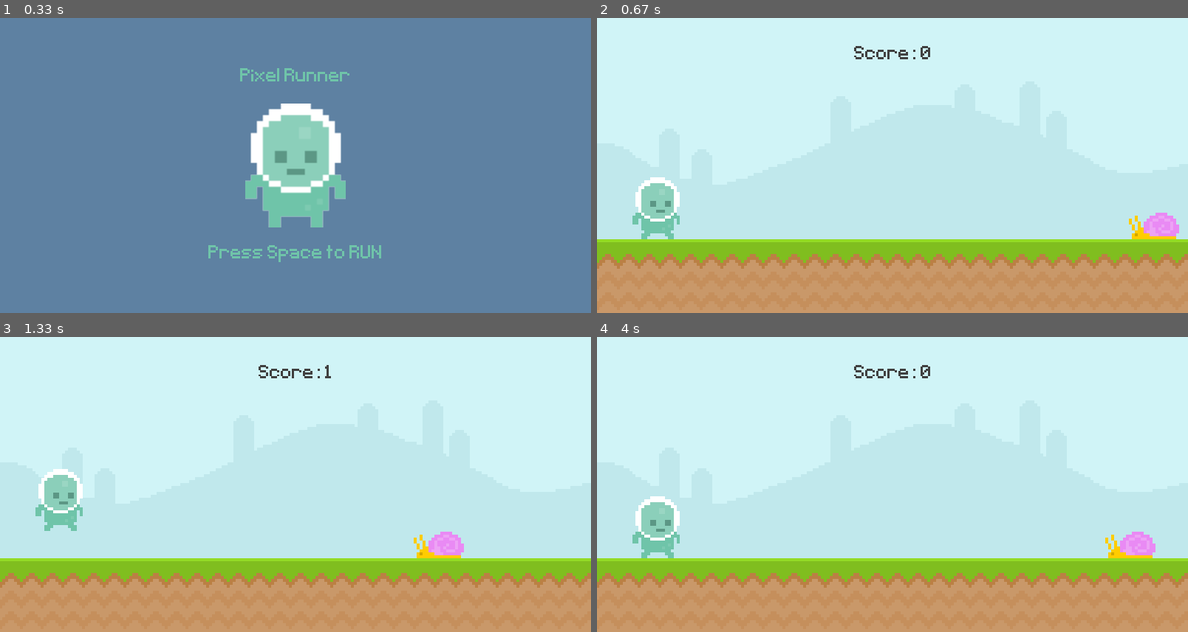
Above: before the commit, frames 1-4 (two rows, left to right).
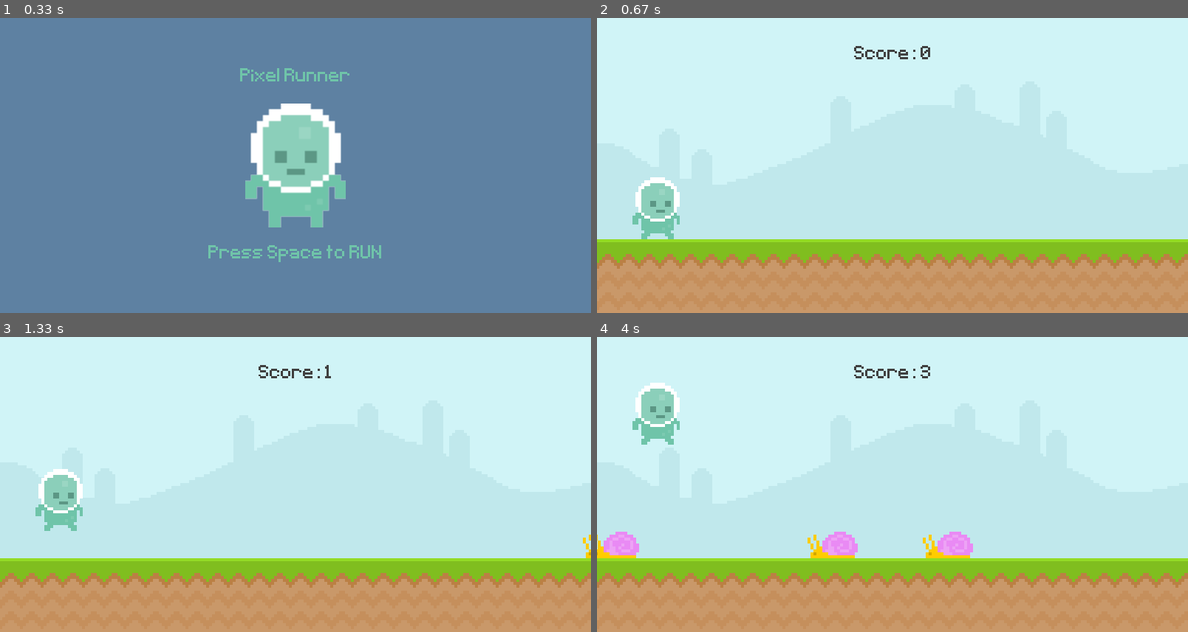
Above: after the commit, the same moments.

Repository: XxipeTotecs/PythonGame
Game: pygame game, started from index.py
Same seed, same stepped clock (60 frames per second), same inputs: the game is played once before the commit and once after it.
Inputs (mouse positions are in pixels of both pictures, inside the frame that each line leads up to):
- Up to frame 1 (0.33 s): no input
- Up to frame 2 (0.67 s): tap Space at 0.33 s
- Up to frame 3 (1.33 s): click (59, 525) at 0.72 s
- Up to frame 4 (4 s): tap Space at 2, 2.4, 2.7, 3.23, 3.53 s

Frame 1 is identical in both runs. In frame 2, 0.6% of the frame differs, in the area x 90-99%, y 66-75%; in frame 3, 0.6%; in frame 4, 4.7%, in the area x 0-95%, y 10-75%.

Commit message:
melhorando os inimigos

Diff:
--- a/index.py
+++ b/index.py
@@ -1,5 +1,6 @@
 import pygame
 from sys import exit
+from random import randint
 
 
 def displayScore():
@@ -9,6 +10,18 @@
     score_retangulo = score_surface.get_rect(center=(400, 50))
     screen.blit(score_surface, score_retangulo)
     return current_time
+
+
+def obstacleMovement(obstacle_list):
+    if obstacle_list:
+        for obstacle_rect in obstacle_list:
+            obstacle_rect.x -= 5
+
+            screen.blit(snail_surface, obstacle_rect)
+
+        return obstacle_list
+    else:
+        return []
 
 
 pygame.init()
@@ -32,6 +45,8 @@
 snail_surface = pygame.image.load(
     'UltimatePygameIntro/graphics/snail/snail1.png').convert_alpha()
 snail_retangulo = snail_surface.get_rect(midbottom=(80, 300))
+obstacle_rect_list = []
+
 
 player_surface = pygame.image.load(
     'UltimatePygameIntro/graphics/Player/player_walk_1.png').convert_alpha()
@@ -52,6 +67,10 @@
 
 game_message = test_font.render('Press Space to RUN', False, (111, 196, 169))
 game_message_rect = game_message.get_rect(center=(400, 320))
+
+# Timer
+obstacle_timer = pygame.USEREVENT + 1
+pygame.time.set_timer(obstacle_timer, 900)
 
 while True:
     for event in pygame.event.get():
@@ -74,6 +93,10 @@
                 snail_retangulo.left = 800
                 start_game = int(pygame.time.get_ticks() / 1000)
 
+        if event.type == obstacle_timer and game_active:
+            obstacle_rect_list.append(
+                snail_surface.get_rect(bottomright=(randint(900, 1100), 300)))
+
     if game_active:
         screen.blit(sky_surface, (0, 0))
         screen.blit(ground_surface, (0, 300))
@@ -82,10 +105,10 @@
         # screen.blit(score_surface, score_retangulo)
         score = displayScore()
 
-        snail_retangulo.x -= 4
-        if snail_retangulo.right <= 0:
-            snail_retangulo.left = 800
-        screen.blit(snail_surface, snail_retangulo)
+       # snail_retangulo.x -= 4
+       # if snail_retangulo.right <= 0:
+       #     snail_retangulo.left = 800
+       # screen.blit(snail_surface, snail_retangulo)
 
         # Player
         player_gravidade += 1
@@ -93,6 +116,9 @@
         if player_retangulo.bottom >= 300:
             player_retangulo.bottom = 300
         screen.blit(player_surface, player_retangulo)
+
+        # Obstacle Movement
+        obstacle_rect_list = obstacleMovement(obstacle_rect_list)
 
         # Colisão
         if snail_retangulo.colliderect(player_retangulo):
